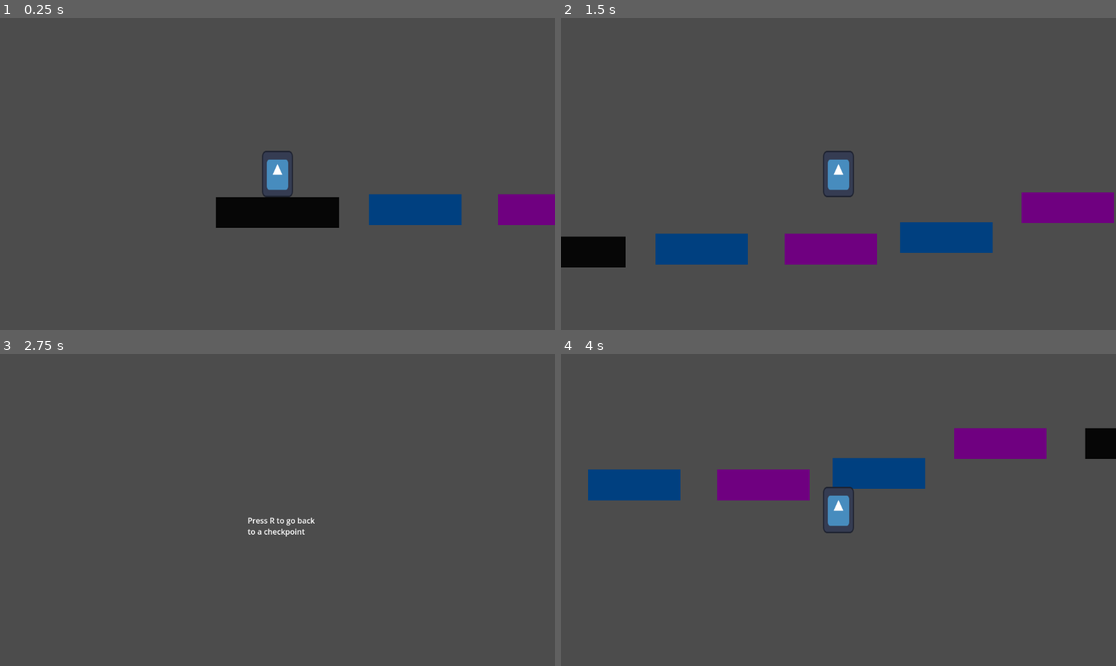
Above: before the commit, frames 1-4 (two rows, left to right).
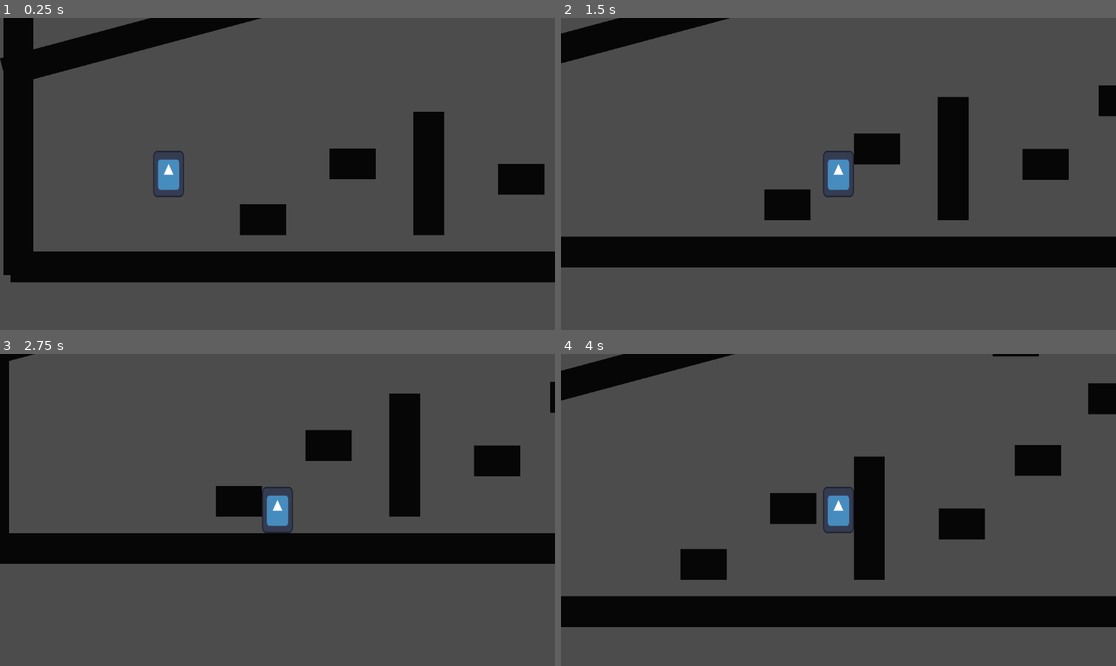
Above: after the commit, the same moments.

Repository: Smartoom/BeatBlocksPlatformer
Game: Godot game, scene res://Scenes/test_level.tscn
The game is run twice, just before and just after one commit, with the same random seed, the same clock (stepped at 60 frames per second) and the same inputs. The engine's default icon, where the game draws it, is replaced by a stand-in: a white triangle on a blue panel in a dark square.
Inputs:
- Up to frame 1 (0.25 s): no input
- Up to frame 2 (1.5 s): hold D (Right) from 0.53 s (still down); tap Up (Up) at 0.77 s
- Up to frame 3 (2.75 s): tap Up (Up) at 1.52 s; release D (Right) at 2.03 s; hold Left (Left) from 2.03 s (still down)
- Up to frame 4 (4 s): tap R (Restart) at 2.75 s; release Left (Left) at 2.78 s; hold D (Right) from 2.78 s (still down); tap Up (Up) at 3.02, 3.77 s

The runs differ from the first frame. In frame 1, 26% of the frame differs, in the area x 0-100%, y 0-85%; in frame 2, 19%; in frame 3, 16%; in frame 4, 24%.
Error in both runs: Cannot call method 'connect' on a null value. (res://Scripts/color_switch_block.gd:17)

Commit message:
level 1 tutorial. sound effects.

Diff:
--- a/beatblocksplatformer2d/Scenes/test_level.tscn
+++ b/beatblocksplatformer2d/Scenes/test_level.tscn
@@ -1,9 +1,10 @@
-[gd_scene load_steps=12 format=3 uid="uid://b0n6yfvxbdwvv"]
+[gd_scene load_steps=13 format=3 uid="uid://b0n6yfvxbdwvv"]
 
 [ext_resource type="PackedScene" uid="uid://bpgubtw7fh7nx" path="res://Scenes/player_body_2d.tscn" id="1_gojnm"]
 [ext_resource type="Script" uid="uid://ck8blgayaojer" path="res://Scripts/beat_emitter.gd" id="2_1c2mv"]
-[ext_resource type="AudioStream" uid="uid://bqcjohmmdbm5e" path="res://sfx/bvom.wav" id="2_sb12i"]
+[ext_resource type="AudioStream" uid="uid://dq3lkvv6qphvw" path="res://sfx/bop.mp3" id="2_akkqd"]
 [ext_resource type="PackedScene" uid="uid://bqvn07c45vqbj" path="res://Scenes/switch_block_blue.tscn" id="3_4ptq8"]
+[ext_resource type="AudioStream" uid="uid://c3et750sj224a" path="res://sfx/bap.mp3" id="3_8v7by"]
 [ext_resource type="PackedScene" uid="uid://c2vodpblxfv33" path="res://Scenes/static_block.tscn" id="4_lnbra"]
 [ext_resource type="PackedScene" uid="uid://b0bwyu5xge2vl" path="res://Scenes/switch_block_pink.tscn" id="4_sb12i"]
 [ext_resource type="PackedScene" uid="uid://iba0fqb4f2hh" path="res://Scenes/static_block_short.tscn" id="7_3ihge"]
@@ -26,50 +27,32 @@
 [node name="Timer" type="Timer" parent="BeatEmitter"]
 autostart = true
 
-[node name="AudioStreamPlayer2D" type="AudioStreamPlayer2D" parent="BeatEmitter"]
-stream = ExtResource("2_sb12i")
+[node name="BopAudio" type="AudioStreamPlayer" parent="BeatEmitter"]
+stream = ExtResource("2_akkqd")
+
+[node name="BapAudio" type="AudioStreamPlayer" parent="BeatEmitter"]
+stream = ExtResource("3_8v7by")
 
 [node name="WorldEnvironment" type="WorldEnvironment" parent="."]
 environment = SubResource("Environment_gojnm")
 
 [node name="PlayerBody2D" parent="." groups=["Player"] instance=ExtResource("1_gojnm")]
+position = Vector2(-175, 66)
 
 [node name="Camera2D" type="Camera2D" parent="PlayerBody2D"]
 zoom = Vector2(2, 2)
-limit_left = -500
+limit_left = -350
 limit_top = -500
-limit_right = 1500
+limit_right = 2775
 limit_bottom = 500
 editor_draw_limits = true
-
-[node name="Enviroment" type="Node" parent="."]
-
-[node name="StaticBlock" parent="Enviroment" instance=ExtResource("4_lnbra")]
-position = Vector2(0, 45)
-
-[node name="StaticBlock2" parent="Enviroment" instance=ExtResource("4_lnbra")]
-position = Vector2(675, -1)
-
-[node name="SwitchBlockBlue" parent="Enviroment" instance=ExtResource("3_4ptq8")]
-position = Vector2(143, 42)
-
-[node name="SwitchBlockBlue2" parent="Enviroment" instance=ExtResource("3_4ptq8")]
-position = Vector2(397, 30)
-
-[node name="SwitchBlockPink" parent="Enviroment" instance=ExtResource("4_sb12i")]
-position = Vector2(277, 42)
-
-[node name="SwitchBlockPink2" parent="Enviroment" instance=ExtResource("4_sb12i")]
-position = Vector2(523, -1)
-
-[node name="StaticBlockShort" parent="Enviroment" instance=ExtResource("7_3ihge")]
-position = Vector2(288, -247)
 
 [node name="RestartHandler" type="Node" parent="." node_paths=PackedStringArray("checkpoints")]
 script = ExtResource("8_lnbra")
 checkpoints = [NodePath("CheckPointArea"), NodePath("CheckPointArea2")]
 
 [node name="RestartPromptArea" type="Area2D" parent="RestartHandler"]
+visible = false
 
 [node name="CollisionShape2D" type="CollisionShape2D" parent="RestartHandler/RestartPromptArea"]
 position = Vector2(211.5, 665.5)
@@ -94,9 +77,259 @@
 text = "Press R to go back to a checkpoint"
 
 [node name="CheckPointArea" parent="RestartHandler" instance=ExtResource("8_6emce")]
+visible = false
 
 [node name="CheckPointArea2" parent="RestartHandler" instance=ExtResource("8_6emce")]
+visible = false
 position = Vector2(673, -48)
+
+[node name="Enviroment" type="Node" parent="."]
+
+[node name="Bounds" type="Node" parent="Enviroment"]
+
+[node name="StaticBlock" parent="Enviroment/Bounds" instance=ExtResource("4_lnbra")]
+position = Vector2(1233, 191)
+scale = Vector2(24.56, 1)
+
+[node name="StaticBlock3" parent="Enviroment/Bounds" instance=ExtResource("4_lnbra")]
+position = Vector2(-331, -60)
+rotation = 1.57079
+scale = Vector2(4.05929, 0.960454)
+
+[node name="StaticBlock2" parent="Enviroment/Bounds" instance=ExtResource("4_lnbra")]
+position = Vector2(2753, -74)
+rotation = -1.57079
+scale = Vector2(3.96, 1)
+
+[node name="StaticBlock6" parent="Enviroment" instance=ExtResource("4_lnbra")]
+position = Vector2(-156, -62)
+rotation = -0.261799
+scale = Vector2(3.07773, 0.935815)
+
+[node name="StaticBlock7" parent="Enviroment" instance=ExtResource("4_lnbra")]
+position = Vector2(64, -225)
+rotation = -1.309
+scale = Vector2(2.02141, 0.935815)
+
+[node name="StaticBlock8" parent="Enviroment" instance=ExtResource("4_lnbra")]
+position = Vector2(729, -349)
+scale = Vector2(10.3577, 0.935815)
+
+[node name="Sect1" type="Node" parent="Enviroment"]
+
+[node name="StaticBlockShort" parent="Enviroment/Sect1" instance=ExtResource("7_3ihge")]
+position = Vector2(191, 100)
+
+[node name="StaticBlockShort4" parent="Enviroment/Sect1" instance=ExtResource("7_3ihge")]
+position = Vector2(270, 34)
+
+[node name="StaticBlockShort5" parent="Enviroment/Sect1" instance=ExtResource("7_3ihge")]
+position = Vector2(346, -30)
+
+[node name="StaticBlockShort6" parent="Enviroment/Sect1" instance=ExtResource("7_3ihge")]
+position = Vector2(247, -90)
+
+[node name="StaticBlockShort7" parent="Enviroment/Sect1" instance=ExtResource("7_3ihge")]
+position = Vector2(136, -153)
+
+[node name="StaticBlockShort8" parent="Enviroment/Sect1" instance=ExtResource("7_3ihge")]
+position = Vector2(267, -209)
+
+[node name="StaticBlockShort2" parent="Enviroment/Sect1" instance=ExtResource("7_3ihge")]
+position = Vector2(-77, 142)
+
+[node name="StaticBlockShort3" parent="Enviroment/Sect1" instance=ExtResource("7_3ihge")]
+position = Vector2(16, 84)
+
+[node name="StaticBlock4" parent="Enviroment/Sect1" instance=ExtResource("4_lnbra")]
+position = Vector2(95, 94)
+rotation = -1.57079
+
+[node name="StaticBlock5" parent="Enviroment/Sect1" instance=ExtResource("4_lnbra")]
+position = Vector2(411, -24)
+rotation = -1.57079
+scale = Vector2(3.16, 1)
+
+[node name="Sect2" type="Node" parent="Enviroment"]
+
+[node name="StaticBlockShort9" parent="Enviroment/Sect2" instance=ExtResource("7_3ihge")]
+position = Vector2(705, 142)
+
+[node name="StaticBlockShort11" parent="Enviroment/Sect2" instance=ExtResource("7_3ihge")]
+position = Vector2(1437, 142)
+
+[node name="StaticBlockShort10" parent="Enviroment/Sect2" instance=ExtResource("7_3ihge")]
+position = Vector2(821, 142)
+
+[node name="StaticBlock" parent="Enviroment/Sect2" instance=ExtResource("4_lnbra")]
+position = Vector2(764, 126)
+rotation = -1.57079
+
+[node name="StaticBlock2" parent="Enviroment/Sect2" instance=ExtResource("4_lnbra")]
+position = Vector2(996, 8)
+
+[node name="StaticBlock3" parent="Enviroment/Sect2" instance=ExtResource("4_lnbra")]
+position = Vector2(1044, 100)
+rotation = -1.57079
+scale = Vector2(1.28, 1)
+
+[node name="StaticBlock4" parent="Enviroment/Sect2" instance=ExtResource("4_lnbra")]
+position = Vector2(1396, 126)
+rotation = -1.57079
+
+[node name="StaticBlock5" parent="Enviroment/Sect2" instance=ExtResource("4_lnbra")]
+position = Vector2(1593, 79)
+rotation = -1.57079
+scale = Vector2(1.64, 1)
+
+[node name="SwitchBlockPink" parent="Enviroment/Sect2" instance=ExtResource("4_sb12i")]
+position = Vector2(863, 8)
+
+[node name="SwitchBlockPink2" parent="Enviroment/Sect2" instance=ExtResource("4_sb12i")]
+position = Vector2(1281, 116)
+
+[node name="SwitchBlockPink3" parent="Enviroment/Sect2" instance=ExtResource("4_sb12i")]
+position = Vector2(1514, 50)
+
+[node name="Sect3" type="Node" parent="Enviroment"]
+
+[node name="SwitchBlockBlue" parent="Enviroment/Sect3" instance=ExtResource("3_4ptq8")]
+position = Vector2(1801, 158)
+
+[node name="SwitchBlockBlue2" parent="Enviroment/Sect3" instance=ExtResource("3_4ptq8")]
+position = Vector2(2105, 50)
+
+[node name="SwitchBlockPink" parent="Enviroment/Sect3" instance=ExtResource("4_sb12i")]
+position = Vector2(1947, 100)
+
+[node name="SwitchBlockBlue3" parent="Enviroment/Sect3" instance=ExtResource("3_4ptq8")]
+position = Vector2(2343, 66)
+
+[node name="SwitchBlockBlue4" parent="Enviroment/Sect3" instance=ExtResource("3_4ptq8")]
+position = Vector2(2623, -46)
+
+[node name="SwitchBlockPink2" parent="Enviroment/Sect3" instance=ExtResource("4_sb12i")]
+position = Vector2(2477, 132)
+
+[node name="SwitchBlockPink3" parent="Enviroment/Sect3" instance=ExtResource("4_sb12i")]
+position = Vector2(2477, 0)
+
+[node name="StaticBlock6" parent="Enviroment/Sect3" instance=ExtResource("4_lnbra")]
+position = Vector2(2252, 84)
+rotation = -1.57079
+scale = Vector2(1.64, 1)
+
+[node name="StaticBlockShort12" parent="Enviroment/Sect3" instance=ExtResource("7_3ihge")]
+position = Vector2(2714, -106)
+
+[node name="StaticBlockShort13" parent="Enviroment/Sect3" instance=ExtResource("7_3ihge")]
+position = Vector2(2566, -153)
+
+[node name="Win Room" type="Node" parent="Enviroment"]
+
+[node name="StaticBlock7" parent="Enviroment/Win Room" instance=ExtResource("4_lnbra")]
+position = Vector2(2105, -313)
+rotation = -1.57079
+scale = Vector2(1.64, 1)
+
+[node name="StaticBlock9" parent="Enviroment/Win Room" instance=ExtResource("4_lnbra")]
+position = Vector2(2590, -528)
+rotation = -2.61799
+scale = Vector2(1.64, 1)
+
+[node name="StaticBlock11" parent="Enviroment/Win Room" instance=ExtResource("4_lnbra")]
+position = Vector2(2193, -577)
+rotation = -3.14159
+scale = Vector2(4.92, 1)
+
+[node name="StaticBlock10" parent="Enviroment/Win Room" instance=ExtResource("4_lnbra")]
+position = Vector2(2714, -400)
+rotation = -2.09439
+scale = Vector2(1.64, 1)
+
+[node name="StaticBlock8" parent="Enviroment/Win Room" instance=ExtResource("4_lnbra")]
+position = Vector2(2299, -221)
+rotation = -3.14159
+scale = Vector2(3.2, 1)
+
+[node name="Node2D" type="Node2D" parent="Enviroment/Win Room"]
+position = Vector2(2312, -337)
+
+[node name="ColorRect" type="ColorRect" parent="Enviroment/Win Room/Node2D"]
+z_index = -5
+offset_left = -62.0
+offset_top = -42.0
+offset_right = -22.0
+offset_bottom = -2.0
+scale = Vector2(2.071, 2.27213)
+color = Color(1, 0.867188, 0, 1)
+
+[node name="ColorRect2" type="ColorRect" parent="Enviroment/Win Room/Node2D"]
+z_index = -5
+offset_left = -42.0
+offset_top = 39.0
+offset_right = -2.0
+offset_bottom = 79.0
+scale = Vector2(1.14686, 1.35505)
+color = Color(1, 0.867188, 0, 1)
+
+[node name="ColorRect3" type="ColorRect" parent="Enviroment/Win Room/Node2D"]
+z_index = -5
+offset_left = -55.0
+offset_top = 86.0
+offset_right = -15.0
+offset_bottom = 126.0
+scale = Vector2(1.92302, 0.37591)
+color = Color(1, 0.867188, 0, 1)
+
+[node name="ColorRect4" type="ColorRect" parent="Enviroment/Win Room/Node2D"]
+z_index = -5
+offset_left = 8.0
+offset_top = 35.0
+offset_right = 48.0
+offset_bottom = 75.0
+rotation = -0.658184
+scale = Vector2(1.29786, 0.382772)
+color = Color(1, 0.867188, 0, 1)
+
+[node name="ColorRect5" type="ColorRect" parent="Enviroment/Win Room/Node2D"]
+z_index = -5
+offset_left = 45.0
+offset_top = 12.0
+offset_right = 85.0
+offset_bottom = 52.0
+rotation = -2.23284
+scale = Vector2(1.29786, 0.382772)
+color = Color(1, 0.867188, 0, 1)
+
+[node name="ColorRect6" type="ColorRect" parent="Enviroment/Win Room/Node2D"]
+z_index = -5
+offset_left = -84.0
+offset_top = -3.99998
+offset_right = -44.0
+offset_bottom = 36.0
+rotation = 0.986306
+scale = Vector2(1.29786, 0.382772)
+color = Color(1, 0.867188, 0, 1)
+
+[node name="ColorRect7" type="ColorRect" parent="Enviroment/Win Room/Node2D"]
+z_index = -5
+offset_left = -98.0
+offset_top = -3.99999
+offset_right = -58.0
+offset_bottom = 36.0
+rotation = -0.785397
+scale = Vector2(1.29786, 0.382772)
+color = Color(1, 0.867188, 0, 1)
+
+[node name="Label" type="Label" parent="Enviroment/Win Room/Node2D"]
+z_index = -4
+offset_left = -40.0
+offset_top = -28.0
+offset_right = -20.0
+offset_bottom = -5.0
+scale = Vector2(2.13587, 2.7008)
+text = "#1"
 
 [connection signal="timeout" from="BeatEmitter/Timer" to="BeatEmitter" method="_on_timer_timeout"]
 [connection signal="body_entered" from="RestartHandler/RestartPromptArea" to="RestartHandler" method="_on_restart_prompt_area_body_entered"]
--- a/beatblocksplatformer2d/Scripts/beat_emitter.gd
+++ b/beatblocksplatformer2d/Scripts/beat_emitter.gd
@@ -2,8 +2,15 @@
 
 signal beat
 
-@onready var audioPlayer := $AudioStreamPlayer2D
+@onready var bopPlayer := $BopAudio
+@onready var bapPlayer := $BapAudio
+
+var bop_or_bap :bool = false
 
 func _on_timer_timeout() -> void:
 	beat.emit()
-	audioPlayer.play()
+	if bop_or_bap:
+		bopPlayer.play()
+	else:
+		bapPlayer.play()
+	bop_or_bap = not bop_or_bap
Not shown, added: beatblocksplatformer2d/sfx/bap.mp3.import
Not shown, added: beatblocksplatformer2d/sfx/bop.mp3.import
Not shown, added: beatblocksplatformer2d/sfx/bap.mp3
Not shown, added: beatblocksplatformer2d/sfx/bop.mp3
